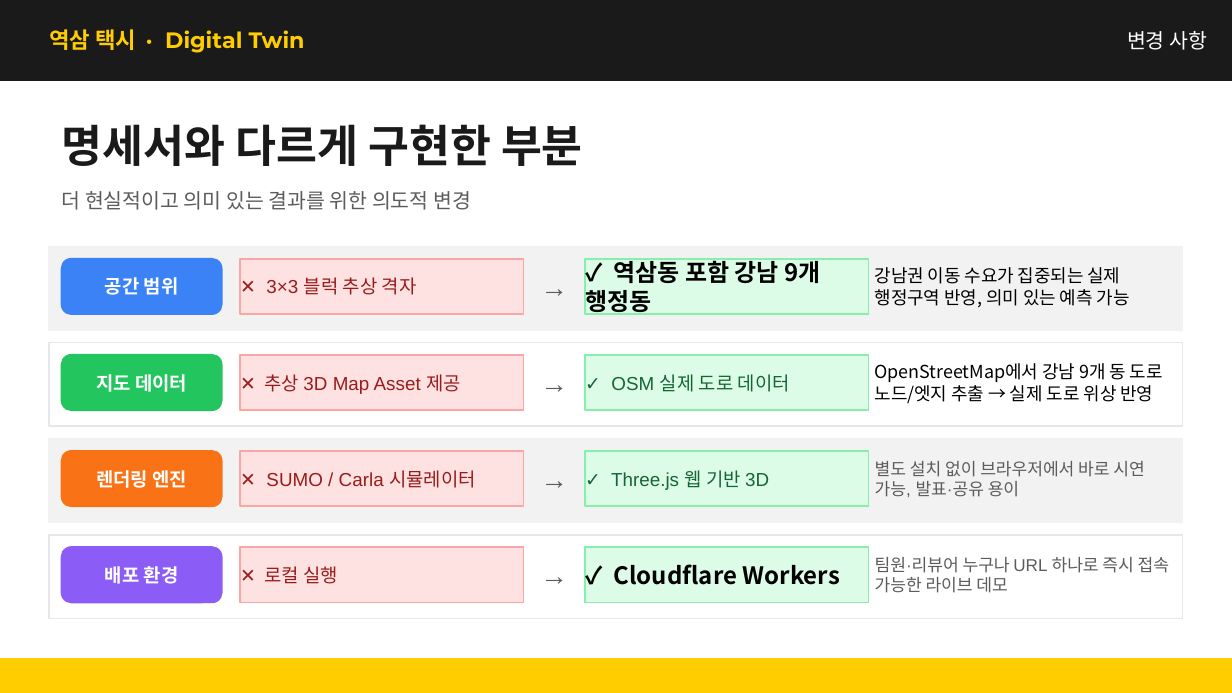
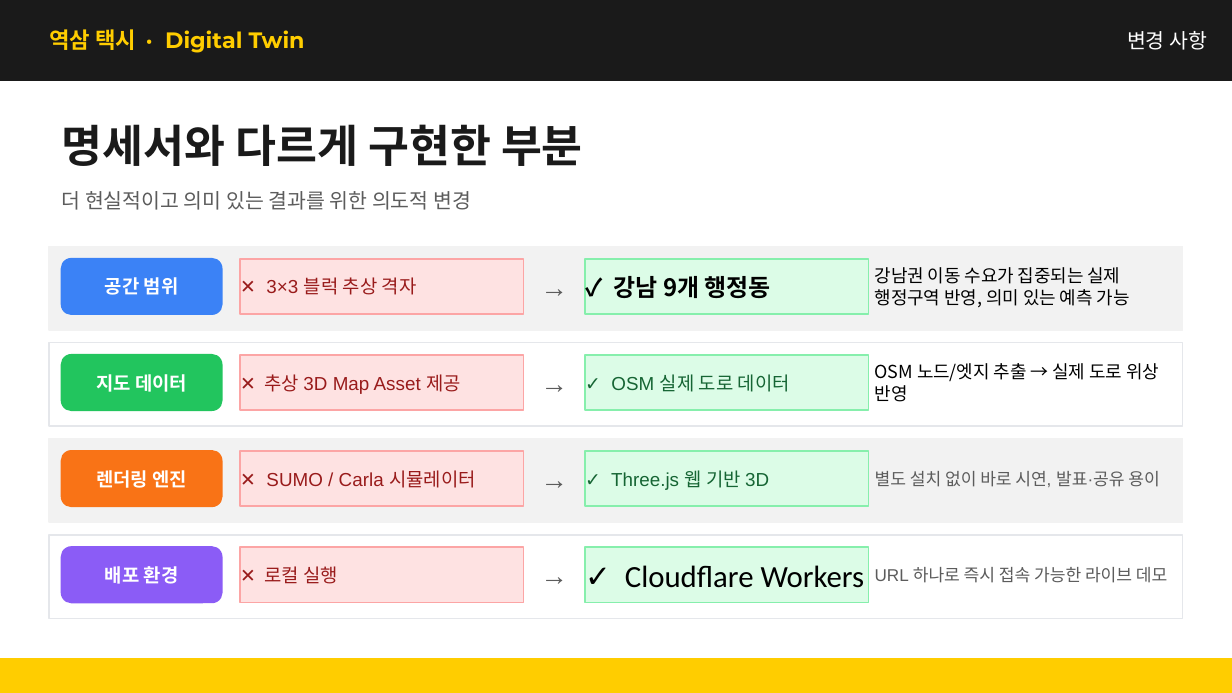
Before and after one commit to kimcanal/yeoksam-taxi, a slide deck: slide 4 of public/a-eye-presentation/A-Eye_midterm_data_collection_forecast.pptx. Drawn at 1232x693 pixels with LibreOffice and Linux fonts; fonts in the diff are those of the drawing. Boxes give left, top, right and bottom in pixels: in the first picture for what was removed or moved away, otherwise in the second. Text is boxed around its words. In the diff, an @@ line names an element or a change of style, - is before the commit and + after.

```diff
--- a/public/a-eye-presentation/A-Eye_midterm_data_collection_forecast.pptx
+++ b/public/a-eye-presentation/A-Eye_midterm_data_collection_forecast.pptx
@@ text at [613,276,771,298]: text changed @@
-✓ 역삼동 포함 강남 9개 행정동
+✓ 강남 9개 행정동
@@ text at [875,363,1159,402]: text changed @@
-OpenStreetMap에서 강남 9개 동 도로 노드/엣지 추출 → 실제 도로 위상 반영
+OSM 노드/엣지 추출 → 실제 도로 위상 반영
@@ text at [875,471,1159,487]: text changed @@
-별도 설치 없이 브라우저에서 바로 시연 가능, 발표·공유 용이
+별도 설치 없이 바로 시연, 발표·공유 용이
@@ text "✓ Cloudflare Workers" at [625,565,865,588]: size 14 to 18 pt, font Noto Sans CJK KR to Calibri, bold off @@
@@ text at [875,567,1167,583]: text changed @@
-팀원·리뷰어 누구나 URL 하나로 즉시 접속 가능한 라이브 데모
+URL 하나로 즉시 접속 가능한 라이브 데모
```
Also in this commit, not shown: 10 other slides changed.
